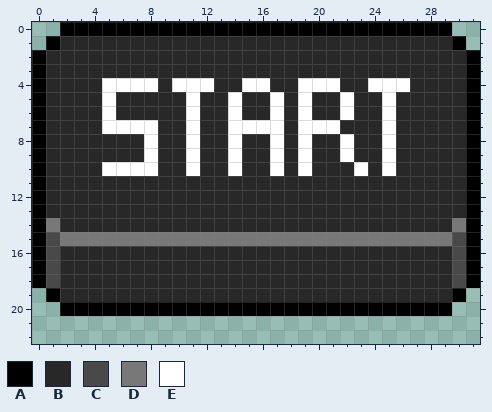
Edited in one commit: pixel-art file (Assets/Arts/GameUI/Canvas_Border_Btn/AllMenuUI/StartMenu/GameSet/StartButton.aseprite). The first picture shows the starting point.
100x100 pixels, 1 frame. Shown: x 0..31, y 0..22. The old version is drawn lined up with the new one, on the new canvas.
Palette (. is transparent): A #000000  B #282828  C #494949  D #787878  E #ffffff
Once edited:
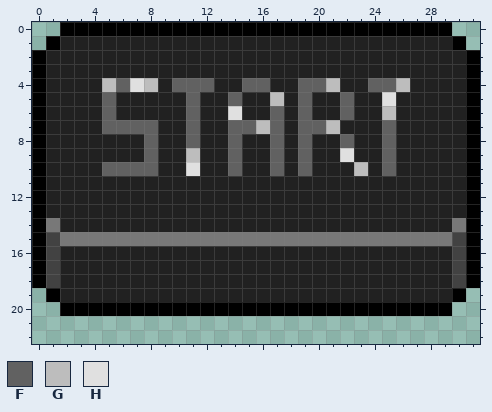
Colours new in this view: F #616161  G #bdbdbd  H #e0e0e0
Changes in this commit:
canvas 100x100 -> 32x32, the old top-left corner now at -32,-16 (the part of the old canvas that was cut away was empty and is not shown)
Colour B changes from #282828 to #212121.
Colour C changes from #494949 to #424242.
Colour E gives way to colour F in row 4 at x 6, 10 to 12, 15 to 16, 19 to 20 and 24 to 25; in row 5 at x 5, 11, 14, 19 and 22; in row 6 at x 5, 11, 17, 19 and 22; in row 7 at x 5 to 8, 11, 14 to 15, 17, 19 to 20 and 25; in row 8 at x 8, 11, 14, 17, 19, 22 and 25; in row 9 at x 8, 14, 17, 19 and 25.
Colour E gives way to colour F in row 10 at x 5 to 8, 14, 17, 19 and 25.
Colour E gives way to colour G in row 4 at x 5, 8, 21 and 26; in row 5 at x 17; in row 6 at x 25; in row 7 at x 16 and 21; in row 9 at x 11; in row 10 at x 23.
Colour E gives way to colour H in row 4 at x 7; in row 5 at x 25; in row 6 at x 14; in row 9 at x 22; in row 10 at x 11.
Pixel boxes of the changes (left, top, right, bottom) in both pictures:
changed: (46, 36, 466, 302)
